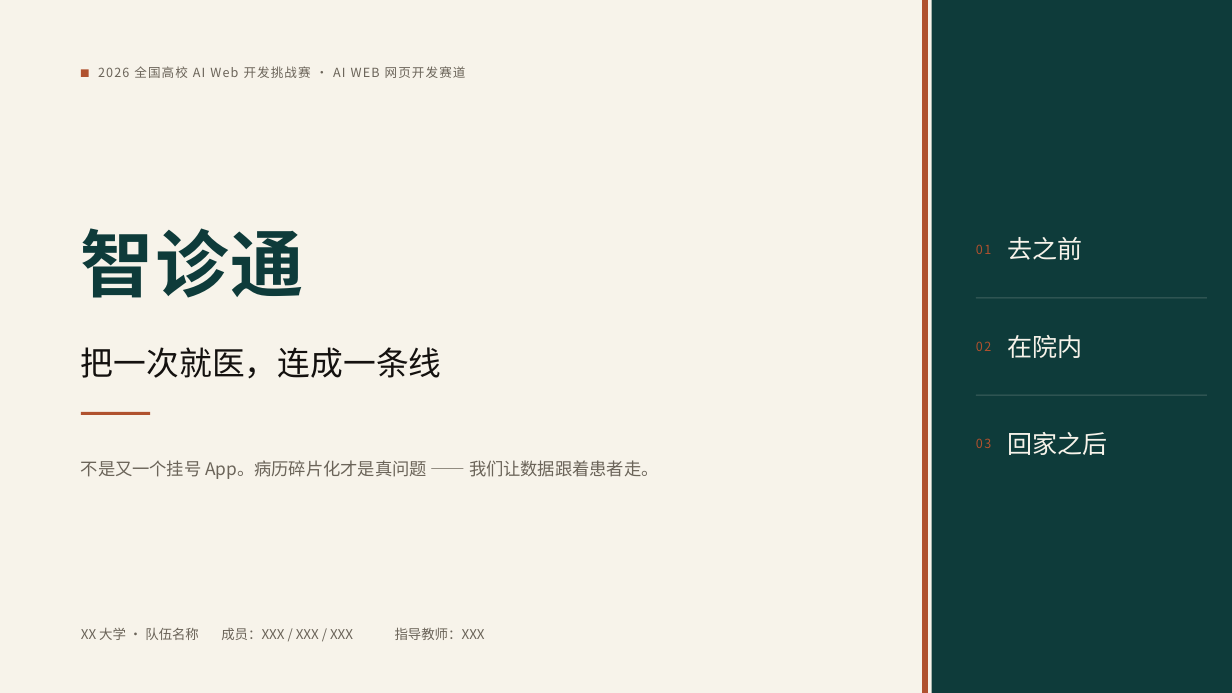
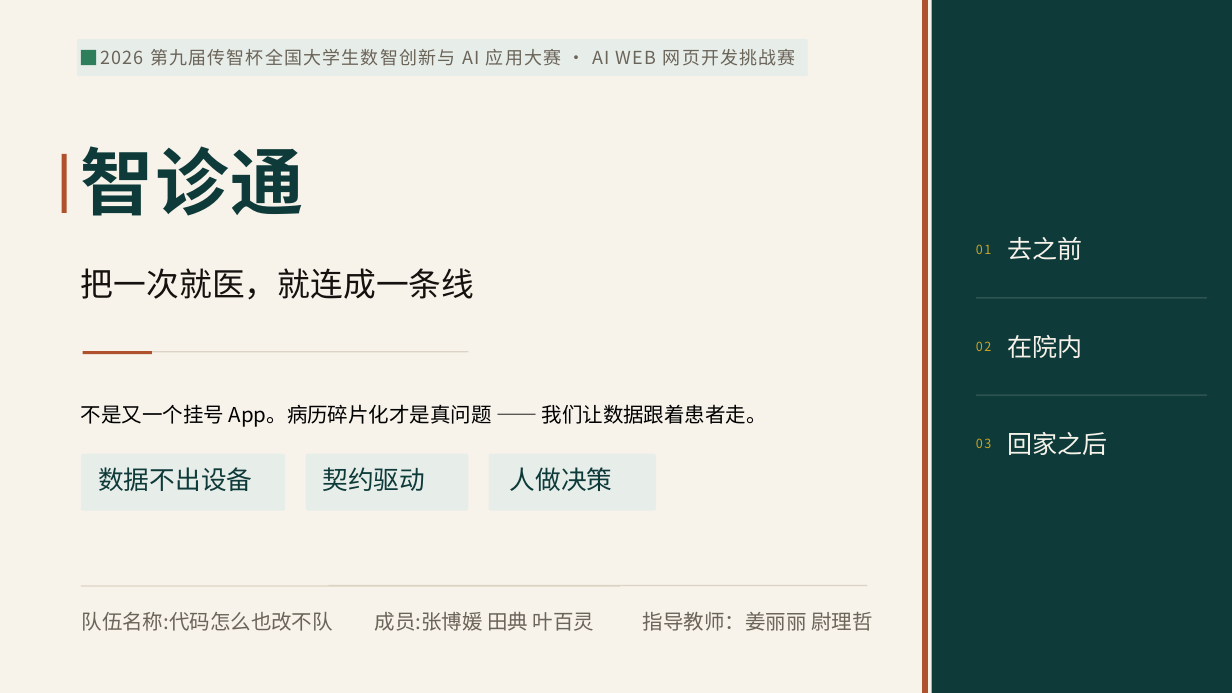
Before and after one commit to dessert28/zhidao, a slide deck: slide 1 of ppt/智诊通答辩/智诊通答辩.pptx. Drawn at 1232x693 pixels with LibreOffice and Linux fonts; fonts in the diff are those of the drawing. Boxes give left, top, right and bottom in pixels: in the first picture for what was removed or moved away, otherwise in the second. Text is boxed around its words. In the diff, an @@ line names an element or a change of style, - is before the commit and + after.

```diff
--- a/ppt/智诊通答辩/智诊通答辩.pptx
+++ b/ppt/智诊通答辩/智诊通答辩.pptx
@@ rounded rectangle added at box(77, 39, 808, 76), fill #E7EDE9 @@
@@ rectangle: place and size @@
-rectangle at box(81, 69, 89, 77)
+rectangle at box(81, 50, 97, 66)
@@ rectangle at box(81, 50, 97, 66): fill #B0512E to #2E7D5B; mirrored @@
@@ text at box(100, 49, 796, 66): text changed; size 9.8 to 14 pt @@
-2026 全国高校 AI Web 开发挑战赛 · AI WEB 网页开发赛道
+2026 第九届传智杯全国大学生数智创新与 AI 应用大赛 · AI WEB 网页开发挑战赛
@@ text "智诊通": place and size @@
-text "智诊通" at box(81, 228, 304, 298)
+text "智诊通" at box(81, 146, 304, 216)
@@ rectangle added at box(62, 153, 67, 213), fill #B0512E @@
@@ text at box(81, 268, 474, 300): text changed @@
-把一次就医，连成一条线
+把一次就医，就连成一条线
@@ rectangle: place and size @@
-rectangle at box(81, 412, 151, 415)
+rectangle at box(83, 351, 152, 354)
@@ rectangle added at box(83, 351, 469, 352), fill #DCD3C4 @@
@@ text "不是又一个挂号 App。病历碎片化才是真问题 —— 我们让数据跟着患者走。": place and size @@
-text "不是又一个挂号 App。病历碎片化才是真问题 —— 我们让数据跟着患者走。" at box(81, 460, 659, 479)
+text "不是又一个挂号 App。病历碎片化才是真问题 —— 我们让数据跟着患者走。" at box(81, 404, 767, 427)
@@ text "不是又一个挂号 App。病历碎片化才是真问题 —— 我们让数据跟着患者走。" at box(81, 404, 767, 427): size 13.5 to 16 pt, text colour #6B6459 to #000000 @@
@@ text colour #B0512E to #C9A227 in 3 elements at box(976, 244, 991, 254), box(976, 341, 991, 351), box(976, 438, 991, 448) @@
@@ rounded rectangle added at box(81, 454, 286, 511), fill #E7EDE9 @@
@@ text added at box(98, 467, 252, 491), 20 pt, text #0E3B3A @@
+数据不出设备
@@ rounded rectangle added at box(306, 454, 469, 511), fill #E7EDE9 @@
@@ text added at box(322, 467, 425, 491), 20 pt, text #0E3B3A @@
+契约驱动
@@ rounded rectangle added at box(489, 454, 656, 511), fill #E7EDE9 @@
@@ text added at box(510, 467, 613, 491), 20 pt, text #0E3B3A @@
+人做决策
@@ rectangle added at box(81, 586, 620, 587), fill #DCD3C4 @@
@@ rectangle added at box(329, 585, 868, 586), fill #DCD3C4 @@
@@ text at box(82, 612, 333, 631): text changed; size 10.5 to 16 pt @@
-XX 大学 · 队伍名称
+队伍名称:代码怎么也改不队
@@ text removed at box(221, 628, 353, 640) @@
-成员：XXX / XXX / XXX
@@ text added at box(375, 611, 594, 631), 16 pt, text #6B6459 @@
+成员:张博媛 田典 叶百灵
@@ text at box(643, 612, 872, 631): text changed; size 10.5 to 16 pt @@
-指导教师：XXX
+指导教师：姜丽丽 尉理哲
```
Also in this commit, not shown: 14 other slides changed, 3 slides added, 5 other files.
